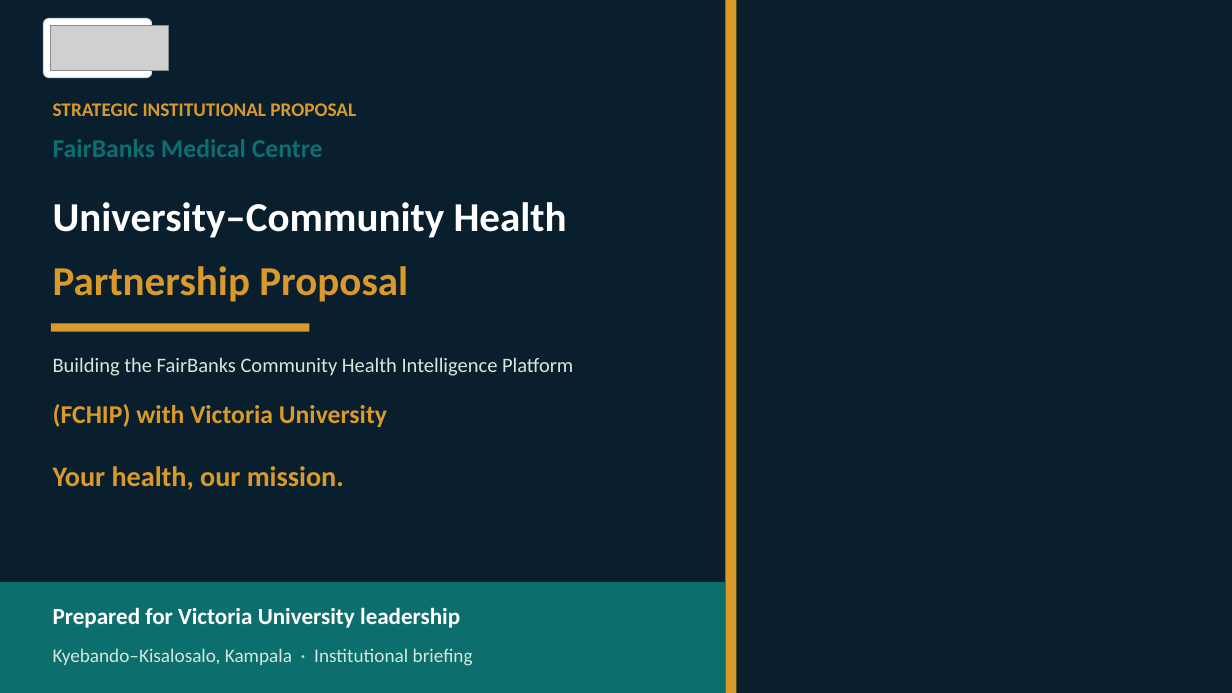
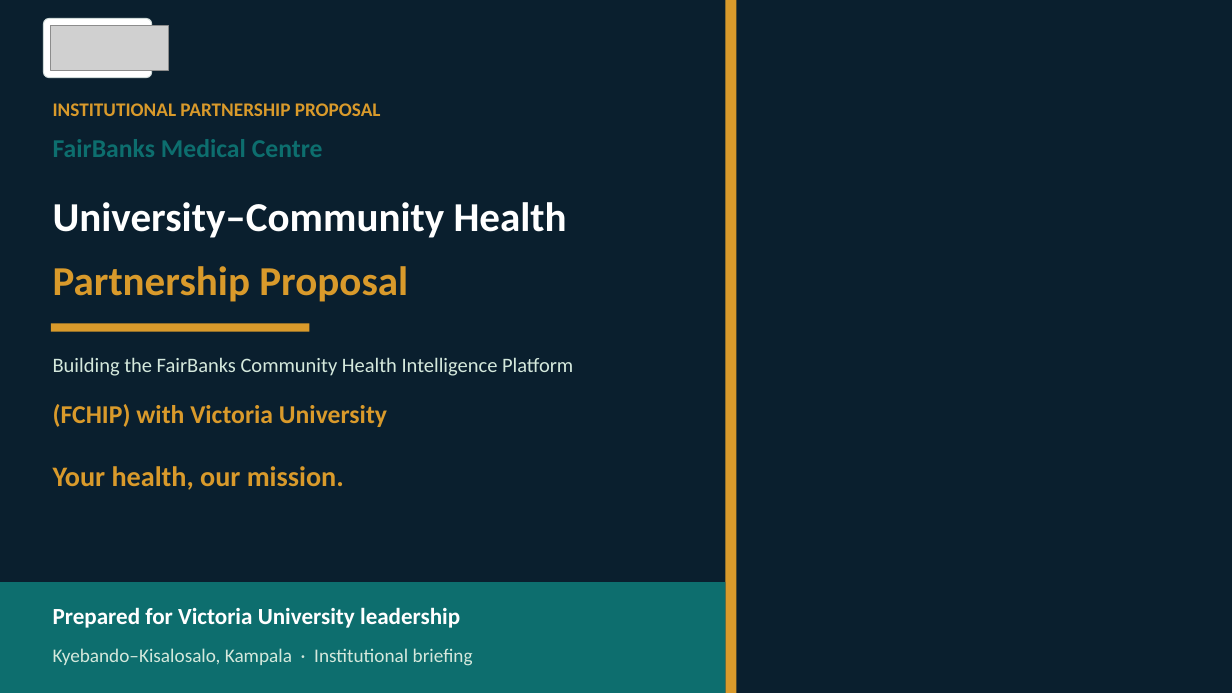
Before and after one commit to WASSWA2624/fairbanks, a slide deck: slide 1 of victoria/documents/victoria_ppt.pptx. Drawn at 1232x693 pixels with LibreOffice and Linux fonts; fonts in the diff are those of the drawing; grey boxes stand for pictures; background and template pictures are left out; a plain dark background stands for a picture behind light text. Boxes give left, top, right and bottom in pixels: in the first picture for what was removed or moved away, otherwise in the second. Text is boxed around its words. In the diff, an @@ line names an element or a change of style, - is before the commit and + after.

Commit message:
Update Victoria University partnership proposal script and PowerPoint presentation. Revised text to reflect a shift from "strategic" to "partnership" terminology, enhancing clarity and focus. Adjusted content in multiple sections to emphasize collaboration and partnership aspects, improving overall messaging consistency.

```diff
--- a/victoria/documents/victoria_ppt.pptx
+++ b/victoria/documents/victoria_ppt.pptx
@@ text at (x1=53, y1=103, x2=381, y2=116): text changed @@
-STRATEGIC INSTITUTIONAL PROPOSAL
+INSTITUTIONAL PARTNERSHIP PROPOSAL
```
Also in this commit, not shown: 4 other slides changed, 1 other file.
